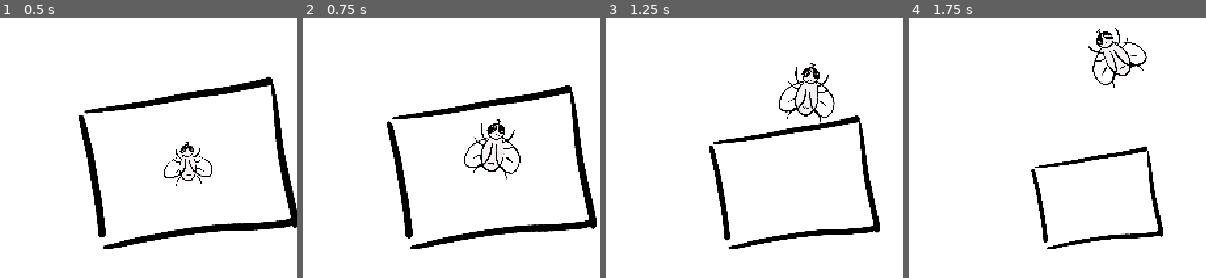
Above: before the commit, frames 1-4 (left to right).
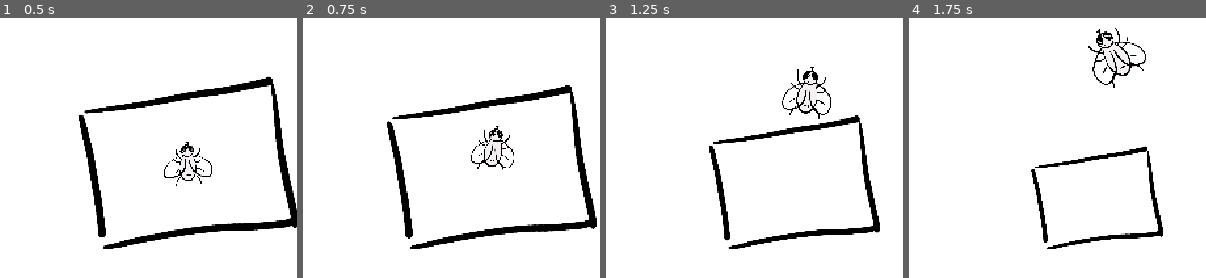
Above: after the commit, the same moments.

Repository: imikhassik/Fly-Game
Game: Godot game, scene res://scenes/test_level.tscn
The game is run twice, just before and just after one commit, with the same random seed, the same clock (stepped at 60 frames per second) and the same inputs.
Inputs:
- Up to frame 1 (0.5 s): no input
- Up to frame 2 (0.75 s): tap Enter at 0.5 s; hold D (move_right) from 0.53 s (still down); tap Q (land) at 0.6 s
- Up to frame 3 (1.25 s): keep holding D (move_right)
- Up to frame 4 (1.75 s): release D (move_right) at 1.28 s; hold A (move_left) from 1.28 s (still down); tap Q (land) at 1.35 s
The pictures show only the part of the screen within x 18-68%, y 50-100%; the shares and areas given below are measured in that part.

Frame 1 is identical in both runs. In frame 2, 1.0% of the frame differs, in the area x 54-74%, y 38-63%; in frame 3, 1.0%; in frame 4, 0.3%.

Commit message:
Fix scaling on take off and landing

Diff:
--- a/scripts/player.gd
+++ b/scripts/player.gd
@@ -40,8 +40,11 @@
 
 func _ready() -> void:
 	original_scale = $Sprite2D.scale
+	# Start with landed sprite at target scale
 	$Sprite2D.scale = original_scale * landing_scale_target
 	$Sprite2D.rotation = 0.0
+	$AnimatedSprite2D.scale = original_scale * landing_scale_target
+	$AnimatedSprite2D.rotation = 0.0
 	z_index = 1
 	add_to_group("player")
 
@@ -59,6 +62,7 @@
 	if flying_sound:
 		flying_sound.stop()
 
+	# Start with landed sprite visible
 	$Sprite2D.visible = true
 	$AnimatedSprite2D.visible = false
 
@@ -146,17 +150,35 @@
 		FlyState.TAKING_OFF:
 			take_off_update(delta)
 
+	# ----- SCALING + VISIBILITY -----
+	var target_scale = original_scale
 	match state:
 		FlyState.FLYING:
+			target_scale = original_scale
 			if not $AnimatedSprite2D.visible:
 				$AnimatedSprite2D.visible = true
 				$Sprite2D.visible = false
 				$AnimatedSprite2D.play("flying")
+			$AnimatedSprite2D.scale = $AnimatedSprite2D.scale.move_toward(target_scale, take_off_scale_speed * delta)
+		FlyState.TAKING_OFF:
+			target_scale = original_scale
+			if not $AnimatedSprite2D.visible:
+				$AnimatedSprite2D.visible = true
+				$Sprite2D.visible = false
+				$AnimatedSprite2D.play("flying")
+			$AnimatedSprite2D.scale = $AnimatedSprite2D.scale.move_toward(target_scale, take_off_scale_speed * delta)
+		FlyState.LANDING:
+			target_scale = original_scale * landing_scale_target
+			if $AnimatedSprite2D.visible:
+				$AnimatedSprite2D.scale = $AnimatedSprite2D.scale.move_toward(target_scale, landing_scale_speed * delta)
 		FlyState.LANDED:
+			target_scale = original_scale * landing_scale_target
 			if not $Sprite2D.visible:
 				$Sprite2D.visible = true
 				$AnimatedSprite2D.visible = false
 				$AnimatedSprite2D.stop()
+				# Snap to target immediately (no animation)
+				$Sprite2D.scale = target_scale
 		_:
 			pass
 
@@ -264,7 +286,7 @@
 	move_and_slide()
 
 	if abs(vertical_velocity) < 1.0:
-		if $Sprite2D.scale.distance_to(original_scale * landing_scale_target) < 0.001:
+		if $AnimatedSprite2D.scale.distance_to(original_scale * landing_scale_target) < 0.001:
 			state = FlyState.LANDED
 			velocity = Vector2.ZERO
 			print("Landed!")
@@ -276,7 +298,7 @@
 	velocity += boundary_push
 	move_and_slide()
 
-	if $Sprite2D.scale.distance_to(original_scale) < 0.01:
+	if $AnimatedSprite2D.scale.distance_to(original_scale) < 0.01:
 		state = FlyState.FLYING
 		velocity = Vector2.ZERO
 		print("Take off complete!")
@@ -290,9 +312,10 @@
 	if flying_sound and flying_sound.playing:
 		flying_sound.stop()
 
-	$AnimatedSprite2D.visible = false
-	$AnimatedSprite2D.stop()
-	$Sprite2D.visible = true
+	# Switch to animated sprite for landing (it will scale down)
+	$Sprite2D.visible = false
+	$AnimatedSprite2D.visible = true
+	$AnimatedSprite2D.play("flying")
 	print("Landing started...")
 
 func start_take_off() -> void:
@@ -302,6 +325,7 @@
 	if flying_sound and not flying_sound.playing:
 		flying_sound.play()
 
+	# Switch to animated sprite for takeoff (it will scale up)
 	$Sprite2D.visible = false
 	$AnimatedSprite2D.visible = true
 	$AnimatedSprite2D.play("flying")
@@ -414,19 +438,12 @@
 	state = FlyState.FLYING
 	$Sprite2D.scale = original_scale
 	$Sprite2D.rotation = 0.0
+	$AnimatedSprite2D.scale = original_scale
 	$AnimatedSprite2D.rotation = 0.0
 	invincible = false
 	$Sprite2D.modulate = Color.WHITE
 	$AnimatedSprite2D.modulate = Color.WHITE
-	$Sprite2D.visible = true
-	$AnimatedSprite2D.visible = false
-	$AnimatedSprite2D.stop()
+	$Sprite2D.visible = false
+	$AnimatedSprite2D.visible = true
+	$AnimatedSprite2D.play("flying")
 	print("Fly respawned (FLYING).")
-
-func _process(delta: float) -> void:
-	if state == FlyState.LANDING:
-		var target = original_scale * landing_scale_target
-		$Sprite2D.scale = $Sprite2D.scale.move_toward(target, landing_scale_speed * delta)
-	elif state == FlyState.TAKING_OFF:
-		var target = original_scale
-		$Sprite2D.scale = $Sprite2D.scale.move_toward(target, take_off_scale_speed * delta)
